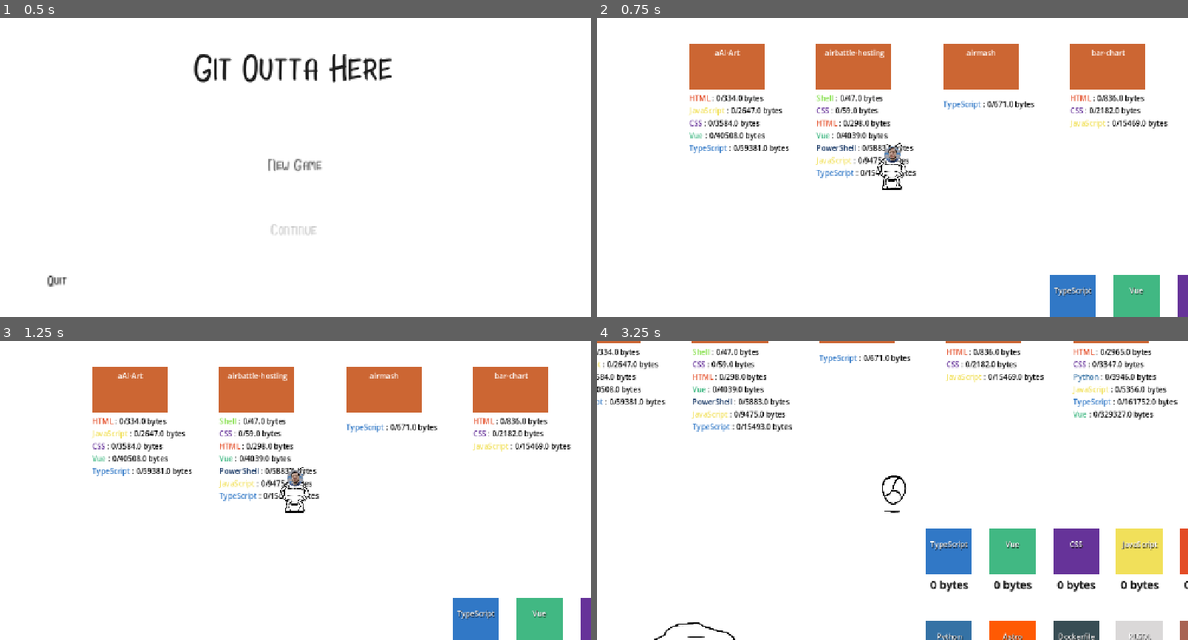
Above: before the commit, frames 1-4 (two rows, left to right).
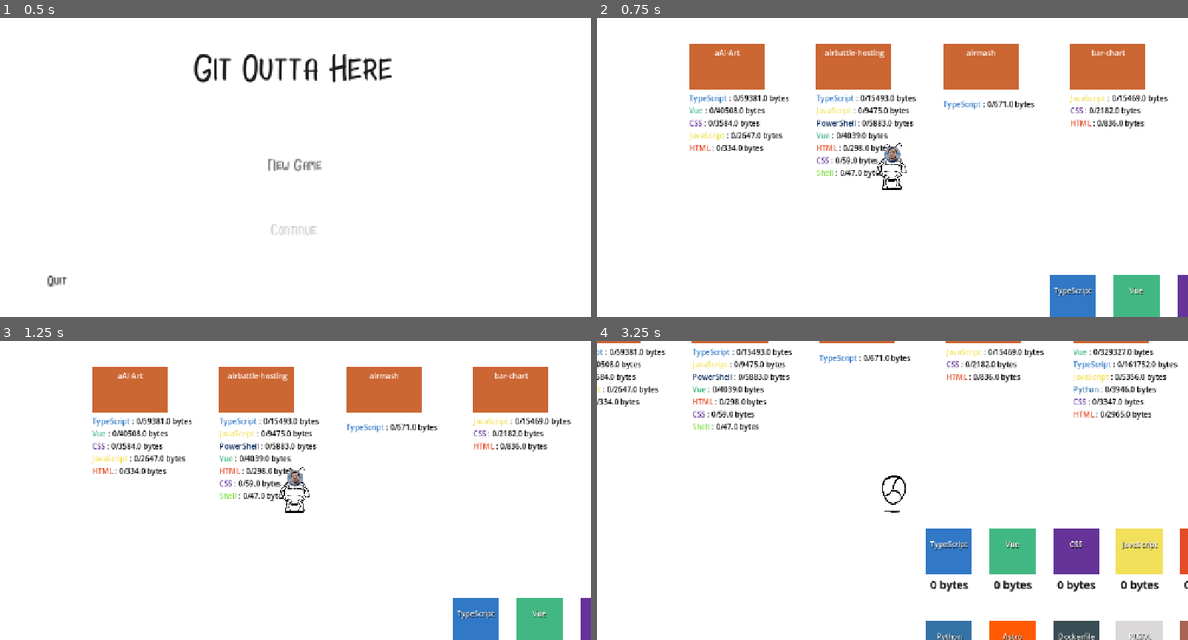
Above: after the commit, the same moments.

Repository: parsehex/git-outta-here
Game: Godot game, scene res://scenes/levels/Intro.tscn
Two runs of this game, one before a commit and one after it. Both use one fixed random seed, a clock stepped at 60 frames per second and the inputs below.
Inputs:
- Up to frame 1 (0.5 s): no input
- Up to frame 2 (0.75 s): click "New Game" at 0.5 s
- Up to frame 3 (1.25 s): no input
- Up to frame 4 (3.25 s): tap Enter at 1.25 s; hold Right (move_right) 1.28-2.03 s; tap Ctrl (attack) at 1.35 s; hold Down (move_down) 2.03-2.78 s; tap E (interact) at 2.1 s; hold Right (move_right) from 2.78 s (still down); tap Space (roll) at 2.85 s

Frame 1 is identical in both runs. In frame 2, 3.0% of the frame differs, in the area x 15-97%, y 25-54%; in frame 3, 3.0%; in frame 4, 4.5%, in the area x 0-99%, y 2-100%.

Commit message:
save repo languges

Diff:
--- a/scenes/levels/Outside.gd
+++ b/scenes/levels/Outside.gd
@@ -87,6 +87,11 @@
 	generate_repositories()
 	generate_mines()
 
+	# Load repository save data if available
+	if Globals.pending_repository_data:
+		load_repository_save_data(Globals.pending_repository_data)
+		Globals.pending_repository_data = null
+
 	# Calculate total progress
 	_calculate_total_progress()
 
@@ -120,6 +125,25 @@
 			progress[repo_node.repo_name] = false # Placeholder
 	return progress
 
+func get_repository_save_data() -> Array:
+	var save_data = []
+	if not repositories_container:
+		return save_data
+	for repo_node in repositories_container.get_children():
+		if repo_node.has_method("get_save_data"):
+			save_data.append(repo_node.get_save_data())
+	return save_data
+
+func load_repository_save_data(data: Array):
+	if not repositories_container:
+		return
+	for repo_data in data:
+		var repo_name = repo_data.get("name", "")
+		for repo_node in repositories_container.get_children():
+			if repo_node.repo_name == repo_name and repo_node.has_method("load_save_data"):
+				repo_node.load_save_data(repo_data)
+				break
+
 func set_repository_progress(progress: Dictionary):
 	# Restore repository progress
 	for repo_name in progress:
--- a/scenes/levels/Outside.tscn
+++ b/scenes/levels/Outside.tscn
@@ -1,48 +1,12 @@
-[gd_scene load_steps=6 format=3 uid="uid://damx5ema0gns7"]
+[gd_scene load_steps=4 format=3 uid="uid://damx5ema0gns7"]
 
 [ext_resource type="PackedScene" uid="uid://deqgnj30xx13t" path="res://scenes/misc/UI.tscn" id="2"]
 [ext_resource type="PackedScene" uid="uid://ctd3mgp0s172q" path="res://scenes/characters/Player.tscn" id="8"]
-[ext_resource type="Texture2D" uid="uid://bwgyo0qknm6gt" path="res://textures/props/puddle_big.png" id="10"]
-[ext_resource type="Texture2D" uid="uid://cgd2njb3hg82" path="res://textures/props/puddle_small.png" id="11"]
 [ext_resource type="Script" uid="uid://5mxd6smbwcxw" path="res://scenes/levels/Outside.gd" id="14_12345"]
 
 [node name="Outside" type="Node"]
 script = ExtResource("14_12345")
 
-[node name="puddle_big" type="Sprite2D" parent="."]
-z_index = -2
-position = Vector2(2963, 3143)
-texture = ExtResource("10")
-
-[node name="CollisionArea" type="StaticBody2D" parent="puddle_big"]
-
-[node name="CollisionPolygon2D" type="CollisionPolygon2D" parent="puddle_big/CollisionArea"]
-polygon = PackedVector2Array(-91, -73, 26, -139, 128, -139, 310, -69, 313, 50, 187, 141, -244, 154, -342, 77, -306, 13)
-
-[node name="puddle_small" type="Sprite2D" parent="."]
-z_index = -2
-position = Vector2(2874, 1133)
-scale = Vector2(0.995735, 0.995735)
-texture = ExtResource("11")
-
-[node name="CollisionArea" type="StaticBody2D" parent="puddle_small"]
-
-[node name="CollisionPolygon2D" type="CollisionPolygon2D" parent="puddle_small/CollisionArea"]
-position = Vector2(-1514.4591, -747.1867)
-scale = Vector2(1.0042832, 1.0042832)
-polygon = PackedVector2Array(1398, 724, 1457, 675, 1563, 672, 1687, 714, 1695, 776, 1617, 833, 1337, 830, 1315, 813, 1345, 750)
-
-[node name="puddle_small2" type="Sprite2D" parent="."]
-z_index = -2
-position = Vector2(-134, 1903)
-scale = Vector2(0.995735, 0.995735)
-texture = ExtResource("11")
-
-[node name="CollisionArea" type="StaticBody2D" parent="puddle_small2"]
-
-[node name="CollisionPolygon2D" type="CollisionPolygon2D" parent="puddle_small2/CollisionArea"]
-polygon = PackedVector2Array(-161.6896, 7.0300293, -28.119934, -72.30835, 50.214157, -72.30835, 189.80952, -28.119873, 191.81808, 28.119995, 140.59964, 82.3512, -168.71957, 90.3855, -195.83524, 60.25708)
-
 [node name="Character" parent="." instance=ExtResource("8")]
 position = Vector2(212, 1023)
 
--- a/scenes/misc/Mine.gd
+++ b/scenes/misc/Mine.gd
@@ -15,7 +15,7 @@
 var player_in_range = false
 var player_node = null
 var gather_progress = 0.0
-var gather_duration = 2.0 # seconds to gather some bytes
+var gather_duration = 1.5 # seconds to gather some bytes
 
 func _ready():
 	body_entered.connect(_on_body_entered)
--- a/scenes/misc/Repository.gd
+++ b/scenes/misc/Repository.gd
@@ -15,7 +15,7 @@
 var player_node = null
 var deposited = {}
 var deposit_progress = 0.0
-var deposit_duration = 3.0 # seconds to deposit
+var deposit_duration = 1.5 # seconds to deposit
 
 func _ready():
 	body_entered.connect(_on_body_entered)
@@ -58,7 +58,7 @@
 
 	# Sort languages by size (required bytes), descending
 	var sorted_languages = repo_data.languages.keys()
-	sorted_languages.sort_custom(func(a, b): return repo_data.languages[b] > repo_data.languages[a])
+	sorted_languages.sort_custom(func(a, b): return repo_data.languages[b] < repo_data.languages[a])
 
 	var labels = []
 	for lang in sorted_languages:
@@ -134,8 +134,8 @@
 		var available = Inventory.get_item(lang)
 		var to_deposit = min(required - deposited[lang], available)
 		if to_deposit > 0:
+			deposited[lang] += to_deposit
 			Inventory.remove_item(lang, to_deposit)
-			deposited[lang] += to_deposit
 			print("Deposited " + str(to_deposit) + " bytes of " + lang + " to " + repo_name)
 
 	# Update the language list after deposit
@@ -151,6 +151,9 @@
 	if completed:
 		repo_completed.emit(self)
 		print("Repository " + repo_name + " completed!")
+
+	if range_indicator:
+		range_indicator.visible = false
 
 func _on_body_entered(body):
 	if body is Player:
@@ -182,3 +185,13 @@
 	if repo_name != "":
 		repo_interacted.emit(self)
 		print("Interacting with repository: " + repo_name)
+
+func get_save_data() -> Dictionary:
+	return {
+		"name": repo_name,
+		"deposited": deposited.duplicate()
+	}
+
+func load_save_data(data: Dictionary):
+	deposited = data.get("deposited", {})
+	_update_language_list()
--- a/scenes/misc/Repository.tscn
+++ b/scenes/misc/Repository.tscn
@@ -6,6 +6,7 @@
 size = Vector2(164.5, 100)
 
 [node name="Repository" type="Area2D"]
+z_index = -1
 scale = Vector2(2, 2)
 script = ExtResource("1")
 
@@ -29,7 +30,6 @@
 color = Color(0.8, 0.2, 0.2, 0.3)
 
 [node name="LanguageList" type="VBoxContainer" parent="."]
-z_index = -1
 offset_left = -81.0
 offset_top = 56.0
 offset_right = 79.0
@@ -45,7 +45,7 @@
 horizontal_alignment = 1
 
 [node name="Body" type="ColorRect" parent="."]
-z_index = -3
+z_index = -1
 offset_left = -82.5
 offset_top = -50.0
 offset_right = 82.0
--- a/scenes/misc/Stats.gd
+++ b/scenes/misc/Stats.gd
@@ -3,7 +3,9 @@
 var enabled = false
 
 func _ready():
-	Globals.save_game()
+	# not sure why this was here, causes problems with repo
+	#   state being overwritten
+	# Globals.save_game()
 	get_tree().set_auto_accept_quit(false)
 	hide()
 
@@ -16,29 +18,57 @@
 			grab_focus()
 			_update_quest_listing()
 			_update_item_listing()
+			_update_language_listing()
 
 func _update_quest_listing():
 	var text = ""
-	text += "Started:\n"
-	for quest in Quest.list(Quest.STATUS.STARTED):
-		text += "  %s\n" % quest
-	text += "Failed:\n"
-	for quest in Quest.list(Quest.STATUS.FAILED):
-		text += "  %s\n" % quest
+	# text += "Started:\n"
+	# for quest in Quest.list(Quest.STATUS.STARTED):
+	# 	text += "  %s\n" % quest
+	# text += "Failed:\n"
+	# for quest in Quest.list(Quest.STATUS.FAILED):
+	# 	text += "  %s\n" % quest
 
 	$VBoxContainer/HBoxContainer/Quests/Details.text = text
 	pass
 
-func _update_item_listing():
+func _update_inventory_details(languages_text: String):
 	var text = ""
 	var inventory = Inventory.list()
-	if inventory.is_empty():
-		text += "[Empty]"
+	var non_languages = []
 	for item in inventory:
-		text += "%s x %s\n" % [item, inventory[item]]
+		if not _is_language(item):
+			non_languages.append(item)
+	if not non_languages.is_empty():
+		for item in non_languages:
+			text += "  %s x %s\n" % [item, inventory[item]]
+	text += "\n" + languages_text
 	$VBoxContainer/HBoxContainer/Inventory/Details.text = text
+
+func _update_item_listing():
+	var text = "Languages:\n"
+	var inventory = Inventory.list()
+	var languages = []
+	for item in inventory:
+		if _is_language(item):
+			languages.append(item)
+	if languages.is_empty():
+		text += "[None]"
+	else:
+		languages.sort()
+		for lang in languages:
+			text += "%s: %s bytes\n" % [lang, inventory[lang]]
+	_update_inventory_details(text)
 	pass
 
+func _update_language_listing():
+	pass # This function is no longer needed as languages are shown in inventory
+
+func _is_language(language_name: String) -> bool:
+	# Check if this is one of our tracked languages
+	# For now, assume all items that aren't standard inventory are languages
+	var standard_items = ["wood", "money"] # Add more as needed
+	return not standard_items.has(language_name)
 
 
 func _on_Exit_pressed():
--- a/scenes/misc/Stats.tscn
+++ b/scenes/misc/Stats.tscn
@@ -1,13 +1,14 @@
-[gd_scene load_steps=5 format=3]
+[gd_scene load_steps=5 format=3 uid="uid://bkjissrutbpt7"]
 
-[ext_resource type="Script" path="res://scenes/misc/Stats.gd" id="1"]
+[ext_resource type="Script" uid="uid://bfjwor8kfpb1d" path="res://scenes/misc/Stats.gd" id="1"]
 [ext_resource type="FontFile" path="res://fonts/dialog.tres" id="2"]
 [ext_resource type="FontFile" path="res://fonts/stats.tres" id="3"]
-[ext_resource type="StyleBox" path="res://scenes/misc/stats.stylebox" id="4"]
+[ext_resource type="StyleBox" uid="uid://bmwyr86qlg4lp" path="res://scenes/misc/stats.stylebox" id="4"]
 
 [node name="Stats" type="PanelContainer"]
 process_mode = 3
 visible = false
+anchors_preset = 15
 anchor_right = 1.0
 anchor_bottom = 1.0
 focus_neighbor_top = NodePath("VBoxContainer/Exit")
@@ -15,51 +16,39 @@
 focus_mode = 2
 theme_override_styles/panel = ExtResource("4")
 script = ExtResource("1")
-__meta__ = {
-"_edit_use_anchors_": false
-}
 
 [node name="VBoxContainer" type="VBoxContainer" parent="."]
-offset_left = 20.0
-offset_top = 20.0
-offset_right = 1004.0
-offset_bottom = 580.0
+layout_mode = 2
 size_flags_horizontal = 3
 size_flags_vertical = 3
 
 [node name="Paused" type="Label" parent="VBoxContainer"]
-offset_right = 984.0
-offset_bottom = 43.0
+layout_mode = 2
 theme_override_fonts/font = ExtResource("2")
 text = "Paused"
-align = 1
+horizontal_alignment = 1
 
 [node name="HBoxContainer" type="HBoxContainer" parent="VBoxContainer"]
-offset_top = 47.0
-offset_right = 984.0
-offset_bottom = 507.0
+layout_mode = 2
 size_flags_horizontal = 3
 size_flags_vertical = 3
 alignment = 1
 
 [node name="Quests" type="VBoxContainer" parent="VBoxContainer/HBoxContainer"]
-offset_right = 490.0
-offset_bottom = 460.0
+layout_mode = 2
 size_flags_horizontal = 3
 size_flags_vertical = 3
 
 [node name="Title" type="Label" parent="VBoxContainer/HBoxContainer/Quests"]
-offset_right = 490.0
-offset_bottom = 43.0
+visible = false
+layout_mode = 2
 size_flags_horizontal = 3
 theme_override_fonts/font = ExtResource("2")
 text = "Quests"
-align = 1
+horizontal_alignment = 1
 
 [node name="Details" type="Label" parent="VBoxContainer/HBoxContainer/Quests"]
-offset_top = 47.0
-offset_right = 490.0
-offset_bottom = 460.0
+layout_mode = 2
 size_flags_horizontal = 3
 size_flags_vertical = 3
 theme_override_fonts/font = ExtResource("3")
@@ -69,22 +58,18 @@
 Quest 4"
 
 [node name="Inventory" type="VBoxContainer" parent="VBoxContainer/HBoxContainer"]
-offset_left = 494.0
-offset_right = 984.0
-offset_bottom = 460.0
+layout_mode = 2
 size_flags_horizontal = 3
 
 [node name="Title" type="Label" parent="VBoxContainer/HBoxContainer/Inventory"]
-offset_right = 490.0
-offset_bottom = 43.0
+visible = false
+layout_mode = 2
 theme_override_fonts/font = ExtResource("2")
 text = "Inventory"
-align = 1
+horizontal_alignment = 1
 
 [node name="Details" type="Label" parent="VBoxContainer/HBoxContainer/Inventory"]
-offset_top = 47.0
-offset_right = 490.0
-offset_bottom = 460.0
+layout_mode = 2
 size_flags_horizontal = 3
 size_flags_vertical = 3
 theme_override_fonts/font = ExtResource("3")
@@ -92,9 +77,7 @@
 "
 
 [node name="Exit" type="Button" parent="VBoxContainer"]
-offset_top = 511.0
-offset_right = 984.0
-offset_bottom = 560.0
+layout_mode = 2
 theme_override_fonts/font = ExtResource("2")
 text = "EXIT"
 flat = true
--- a/singletons/Globals.gd
+++ b/singletons/Globals.gd
@@ -6,6 +6,7 @@
 var money = 0
 var player_position = Vector2()
 var lang_colors: Dictionary = {}
+var pending_repository_data = null
 
 func _ready():
 	RenderingServer.set_default_clear_color(Color.WHITE)
@@ -44,6 +45,8 @@
 	var current_scene = get_tree().current_scene
 	if current_scene and current_scene.has_method("get_repository_progress"):
 		save_dict.repository_progress = current_scene.get_repository_progress()
+	if current_scene and current_scene.has_method("get_repository_save_data"):
+		save_dict.repositories = current_scene.get_repository_save_data()
 	savefile.store_line(JSON.stringify(save_dict))
 	savefile.close()
 	pass
@@ -87,7 +90,6 @@
 	current_level = save_dict.current_level
 	money = int(save_dict.money)
 	if save_dict.has("player_position"):
-		print(save_dict.player_position)
 		player_position = Vector2(save_dict.player_position.x, save_dict.player_position.y)
 
 	# Restore repository progress if available
@@ -95,5 +97,8 @@
 		var current_scene = get_tree().current_scene
 		if current_scene and current_scene.has_method("set_repository_progress"):
 			current_scene.set_repository_progress(save_dict.repository_progress)
+	if save_dict.has("repositories"):
+		# Store for later loading after scene change
+		pending_repository_data = save_dict.repositories
 
 	pass
